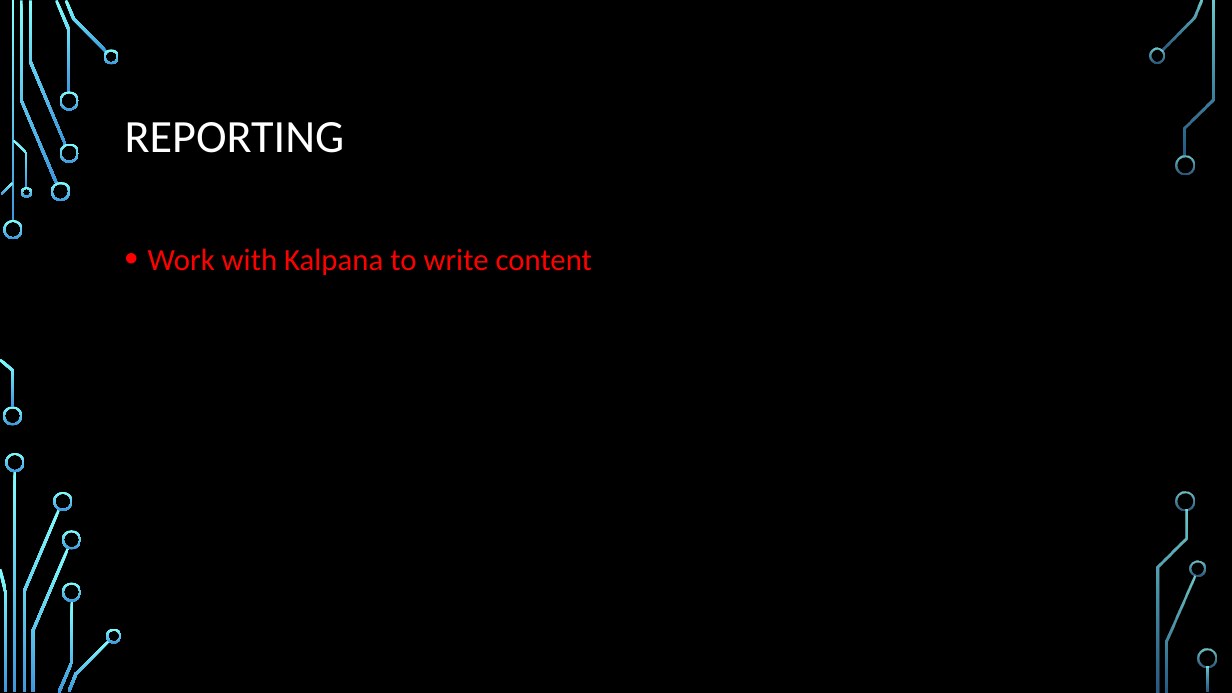
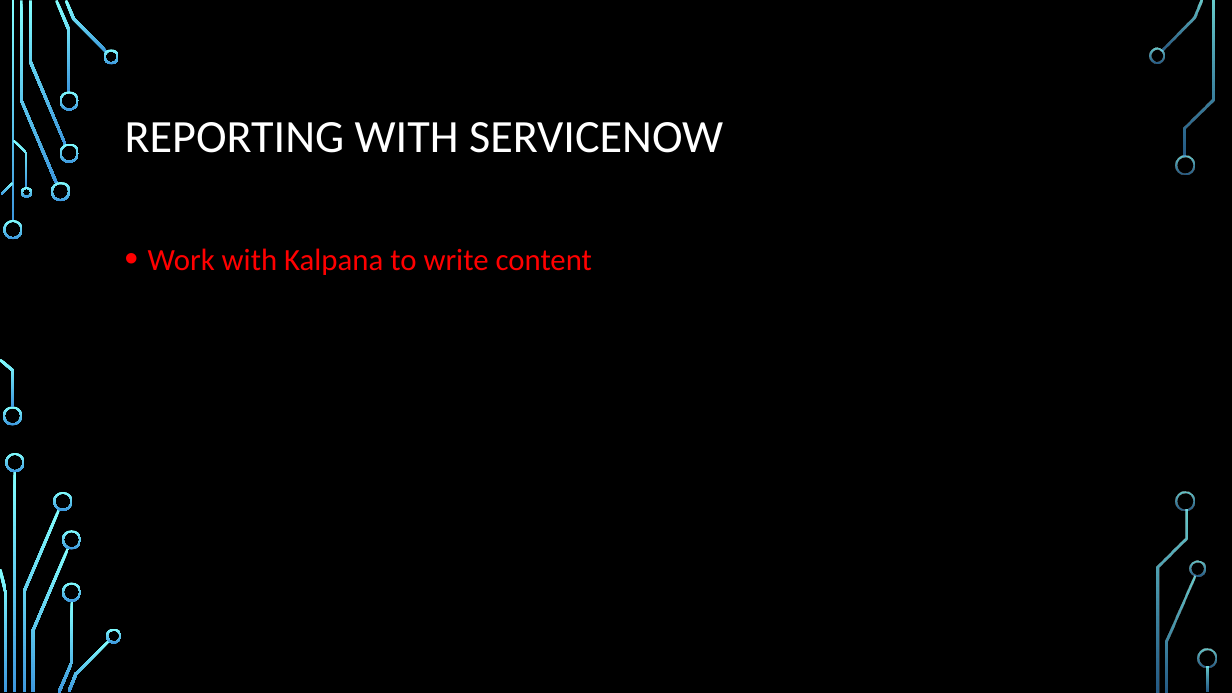
Before and after one commit to andrewjvelez/smap, a slide deck: slide 28 of docs/SMAP Materials Unbranded.pptx. Drawn at 1232x693 pixels with LibreOffice and Linux fonts; fonts in the diff are those of the drawing; background and template pictures are left out. Boxes give left, top, right and bottom in pixels: in the first picture for what was removed or moved away, otherwise in the second. Text is boxed around its words. In the diff, an @@ line names an element or a change of style, - is before the commit and + after.

```diff
--- a/docs/SMAP Materials Unbranded.pptx
+++ b/docs/SMAP Materials Unbranded.pptx
@@ title at <box>125,122,723,153</box>: text changed @@
-REPORTING
+REPORTING WITH SERVICENOW
```
Also in this commit, not shown: 1 other slide changed.
